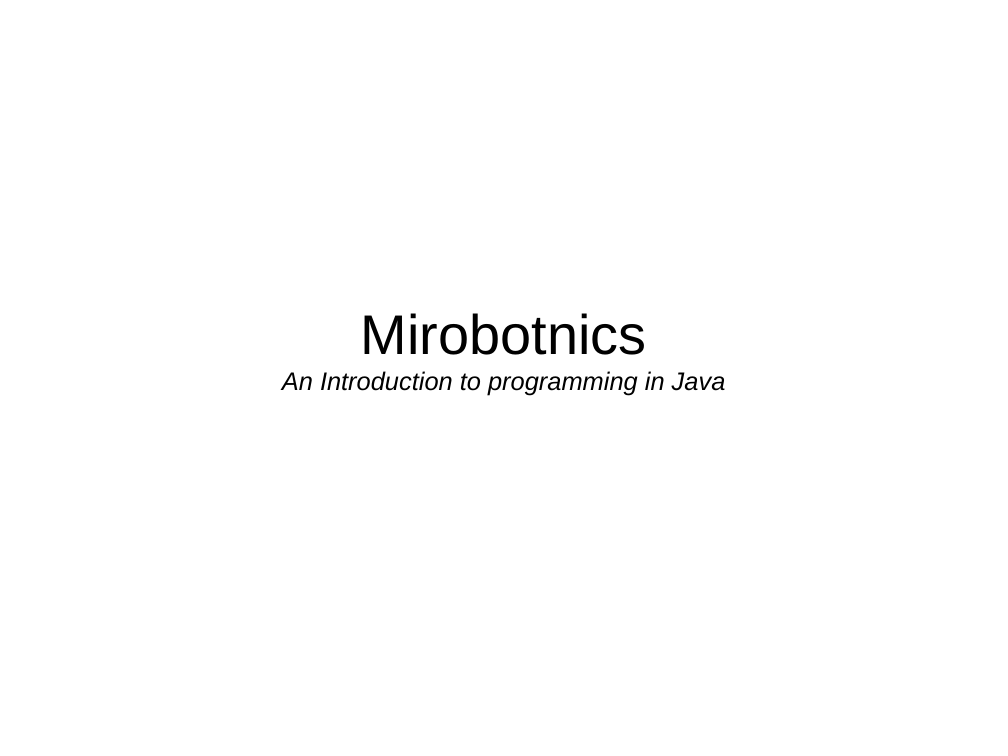
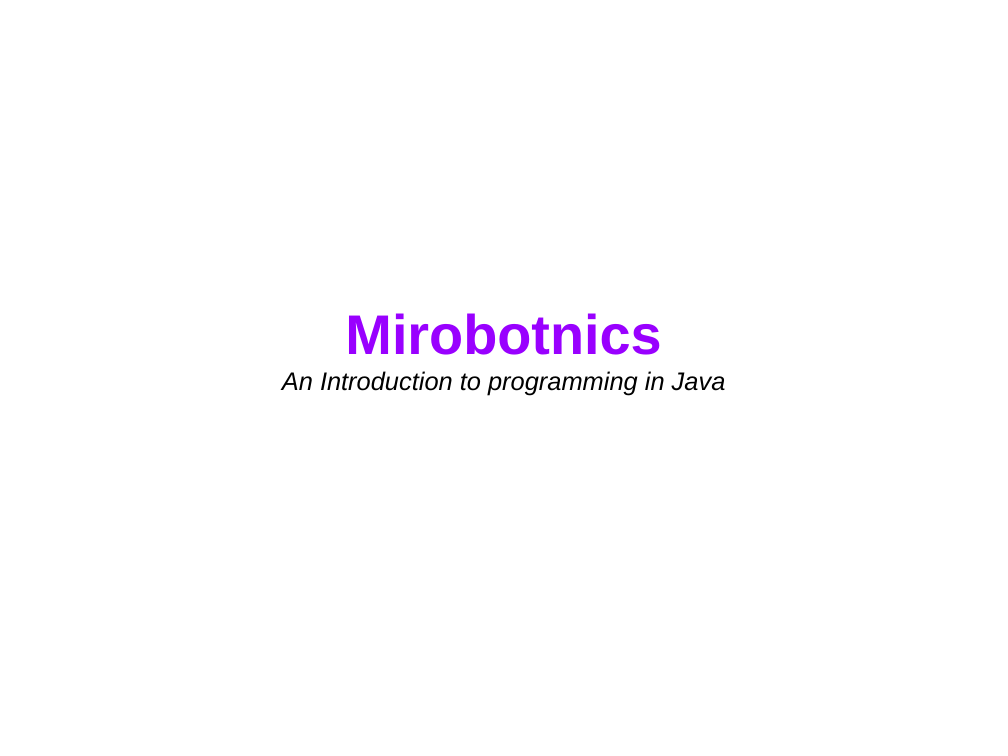
Before and after one commit to mtaylor/mirobotnics, a slide deck: slide 1 of slides.odp. Drawn at 1008x756 pixels with LibreOffice and Linux fonts; fonts in the diff are those of the drawing. Boxes give left, top, right and bottom in pixels: in the first picture for what was removed or moved away, otherwise in the second. Text is boxed around its words. In the diff, an @@ line names an element or a change of style, - is before the commit and + after.

```diff
--- a/slides.odp
+++ b/slides.odp
@@ title "Mirobotnics An Introduction to programming ..." at (282, 313, 726, 396): text colour #000000 to #9900FF, bold on in "Mirobotnics" @@
```
Also in this commit, not shown: 3 other slides changed, 5 slides added, 2 slides removed.
